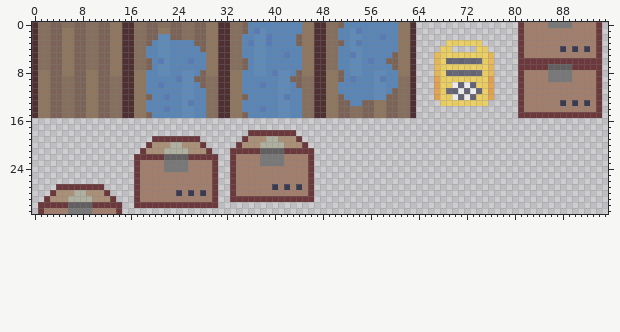
File history of a sprite sheet, game/gassets/tileset.png. The first picture shows the starting point.
The file is 288x96 pixels, drawn in blocks of 3x3; one block is one cell here. Colours within 5 levels of each other are drawn and written as one.
And afterwards:
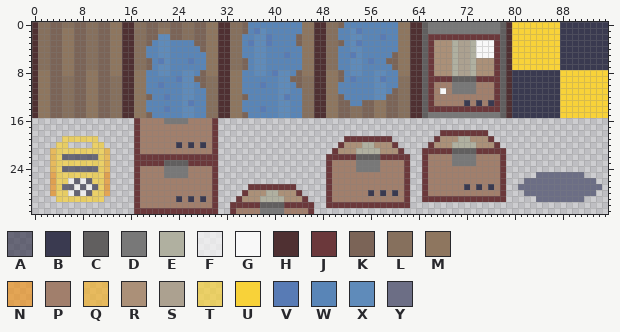
Palette (. is transparent): A #3a3a50b0  B #3a3a50  C #615f5f  D #787878  E #b0b0a0  F #f8f8f8b0  G #f8f8f8  H #4f3032  J #6b383b  K #7b6457  L #86705d  M #8e765f  N #ed931eb0  P #a17f6c  Q #f2b22bb0  R #ab9078  S #aca190  T #f8d239b0  U #f8d239  V #587bb5  W #5985b7  X #5f8bba  Y #6c6e85
The exact change:
Changed rows in their new state; - is an unchanged pixel.
first column x 1:
 0 ---------------------------------------------------------------HCDDDDDDDDDDDDCHUUUUUUUUBBBBBBBB
 1 ---------------------------------------------------------------HCDDDDDDDDDDDDCHUUUUUUUUBBBBBBBB
 2 ---------------------------------------------------------------HCJJJJJJJJJJJJCHUUUUUUUUBBBBBBBB
 3 ---------------------------------------------------------------HCJRRRESSEGGGJCHUUUUUUUUBBBBBBBB
 4 ---------------------------------------------------------------HCJRRRESSEGGGJCHUUUUUUUU-B-B-BBB
 5 ---------------------------------------------------------------HCJRRRESSEGGGJCHUUUUUUUUBBBBBBBB
 6 ---------------------------------------------------------------HCJRRRESSERRRJCHUUUUUUUUBBBBBBBB
 7 ---------------------------------------------------------------HCJRRRESSERRRJCHUUUUUUUUBBBBBBBB
 8 ---------------------------------------------------------------HCJRRRESSERRRJCHBBBBBBBBUUUUUUUU
 9 ---------------------------------------------------------------HCJJJJCCCCJJJJCHBBBBBBBBUUUUUUUU
10 ---------------------------------------------------------------HCJPPPDDDDPPPJCHBBBBBBBBUUUUUUUU
11 ---------------------------------------------------------------HCJPGPDDDDPPPJCHBBBBBBBBUUUUUUUU
12 ---------------------------------------------------------------HCJPPPPPPPPPPJCHBBBBBBBBUUUUUUUU
13 ---------------------------------------------------------------HCJPPPPPBPBPBJCHBBBBBBBBUUUUUUUU
14 ---------------------------------------------------------------HCJJJJJJJJJJJJCHBBBBBBBBUUUUUUUU
15 ---------------------------------------------------------------HCDDDDDDDDDDDDCHBBBBBBBBUUUUUUUU
16 ----------------JPPPPDDDDPPPPJ-----------------------------------------------------------------
17 ----------------JPPPPPPPPPPPPJ-----------------------------------------------------------------
18 ----------------JPPPPPPPPPPPPJ-----........------------------------JJJJJJJJ--------------------
19 ----TTTTTT------JPPPPPPPPPPPPJ----..........-------JJJJJJJJ-------JRRREERRRJ-------------------
20 ---TT----TT-----JPPPPPPBPBPBPJ---............-----JRRREERRRJ-----JRRREEEERRRJ------------------
21 --QTTTTTTTTQ----JPPPPPPPPPPPPJ--..............---JRRREEEERRRJ---JJJJJCCCCJJJJJ-----------------
22 --QTAAAAAATQ---------JJJJ-------..............--JJJJJCCCCJJJJJ--JPPPPDDDDPPPPJ-----------------
23 --QTTTTTTTTQ-----JJJJCCCCJJJJ---..............--JPPPPDDDDPPPPJ--JPPPPDDDDPPPPJ-----------------
24 --QTAAAAAATQ--------------------..............--JPPPPDDDDPPPPJ--JPPPPPPPPPPPPJ-----------------
25 --NTTTTTTTTN---------DDDD-------..............--JPPPPPPPPPPPPJ--JPPPPPPPPPPPPJ-----YYYYYYYY----
26 --NTTFAFATTN--------------------..............--JPPPPPPPPPPPPJ--JPPPPPPPPPPPPJ---YYYYYYYYYYYY--
27 --NTAAFAFATN--------------------...JJJJJJJJ...--JPPPPPPPPPPPPJ--JPPPPPPBPBPBPJ--YYYYYYYYYYYYYY-
28 --NTTFAFATTN-----------P-P-P----..JRRREERRRJ..--JPPPPPPBPBPBPJ--JPPPPPPPPPPPPJ---YYYYYYYYYYYY--
29 -..TTTTTTTT..----------B-B-B----.-RRREEEERRR-.--JPPPPPPPPPPPPJ--JJJJJJJJJJJJJJ-----YYYYYYYY----
30 ..............---PPPPPPPPPPPP---JJJJJCCCCJJJJJ--JJJJJJJJJJJJJJ---------------------------------
31 ..............--JJJJJJJJJJJJJJ--JPPPPDDDDPPPPJ-------------------------------------------------
Pixel boxes of the changes (left, top, right, bottom) in both pictures:
changed: (38, 22, 608, 214)
